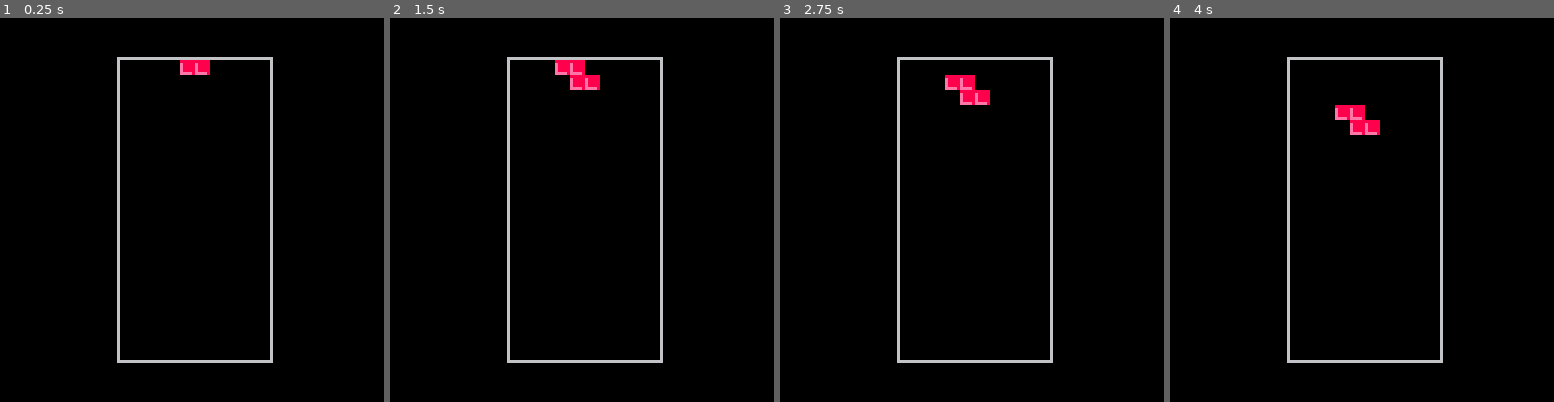
Above: before the commit, frames 1-4 (left to right).
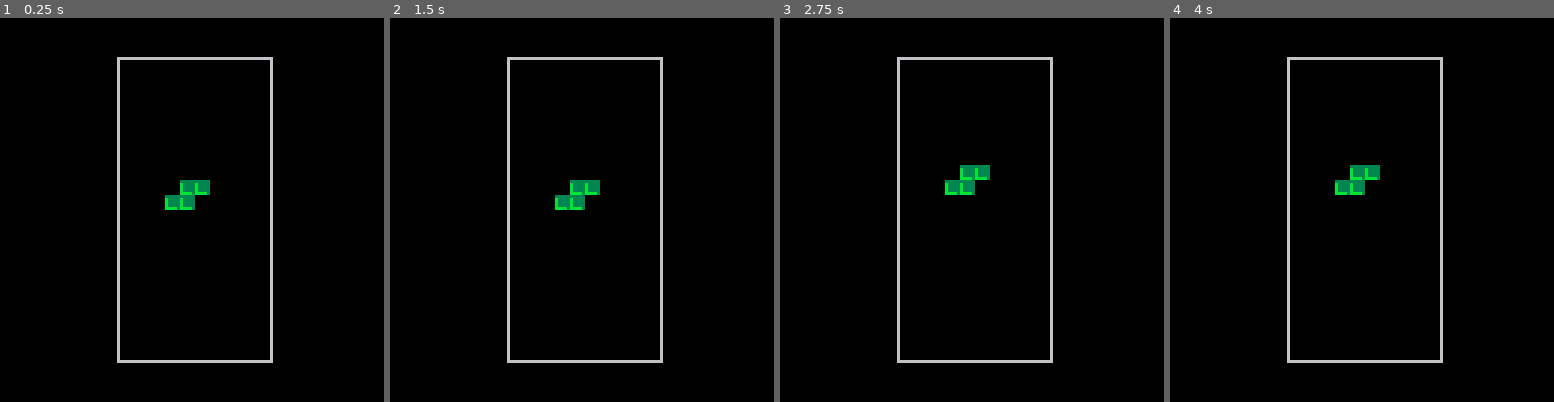
Above: after the commit, the same moments.

Repository: honkfestival/pico8-carts
Game: PICO-8 cartridge tetros.p8
Two runs of this game, one before a commit and one after it. Both use one fixed random seed, a clock stepped at 60 frames per second and the inputs below.
Inputs:
- Up to frame 1 (0.25 s): no input
- Up to frame 2 (1.5 s): no input
- Up to frame 3 (2.75 s): hold Right 1.6-2.1 s; hold Right from 2.47 s (still down)
- Up to frame 4 (4 s): release Right at 3.03 s; hold Left 3.08-3.58 s

The runs differ from the first frame. In frame 1, 0.9% of the frame differs, in the area x 42-55%, y 10-50%; in frame 2, 1.2%; in frame 3, 1.2%; in frame 4, 1.2%.

Commit message:
Tetros v0.1a - SRS rotation test

Diff:
--- a/tetros.p8
+++ b/tetros.p8
@@ -8,13 +8,31 @@
 
 block_pieces =
 {
-  i = {{x=0, y=0}, {x=1, y=0}, {x=2, y=0}, {x=3, y=0}},
-  o = {{x=0, y=0}, {x=1, y=0}, {x=1, y=1}, {x=0, y=1}},
-  t = {{x=0, y=0}, {x=1, y=0}, {x=2, y=0}, {x=1, y=1}},
-  s = {{x=0, y=0}, {x=1, y=0}, {x=1, y=1}, {x=2, y=1}},
-  z = {{x=0, y=1}, {x=1, y=1}, {x=1, y=0}, {x=2, y=0}},
-  j = {{x=0, y=1}, {x=0, y=0}, {x=1, y=0}, {x=2, y=0}},
-  l = {{x=0, y=0}, {x=1, y=0}, {x=2, y=0}, {x=2, y=1}}
+  i = {{{x=0, y=1}, {x=1, y=1}, {x=2, y=1}, {x=3, y=1}},
+       {{x=1, y=0}, {x=1, y=1}, {x=1, y=2}, {x=1, y=3}},
+       {{x=0, y=2}, {x=1, y=2}, {x=2, y=2}, {x=3, y=2}},
+       {{x=2, y=0}, {x=2, y=1}, {x=2, y=2}, {x=2, y=3}}},
+  o = {{{x=0, y=0}, {x=1, y=0}, {x=1, y=1}, {x=0, y=1}}},
+  t = {{{x=0, y=1}, {x=1, y=1}, {x=2, y=1}, {x=1, y=0}},
+       {{x=1, y=0}, {x=1, y=1}, {x=1, y=2}, {x=0, y=1}},
+       {{x=0, y=1}, {x=1, y=1}, {x=2, y=1}, {x=1, y=2}},
+       {{x=1, y=0}, {x=1, y=1}, {x=1, y=2}, {x=2, y=1}}},
+  s = {{{x=0, y=0}, {x=1, y=0}, {x=1, y=1}, {x=2, y=1}},
+       {{x=0, y=2}, {x=0, y=1}, {x=1, y=1}, {x=1, y=0}},
+       {{x=0, y=1}, {x=1, y=1}, {x=1, y=2}, {x=2, y=2}},
+       {{x=1, y=2}, {x=1, y=1}, {x=2, y=1}, {x=2, y=0}}},
+  z = {{{x=0, y=1}, {x=1, y=1}, {x=1, y=0}, {x=2, y=0}},
+       {{x=0, y=0}, {x=0, y=1}, {x=1, y=1}, {x=1, y=2}},
+       {{x=0, y=2}, {x=1, y=2}, {x=1, y=1}, {x=2, y=1}},
+       {{x=1, y=0}, {x=1, y=1}, {x=2, y=1}, {x=2, y=2}}},
+  j = {{{x=0, y=1}, {x=1, y=1}, {x=2, y=1}, {x=2, y=0}},
+       {{x=1, y=2}, {x=1, y=1}, {x=1, y=0}, {x=0, y=0}},
+       {{x=0, y=2}, {x=0, y=1}, {x=1, y=1}, {x=2, y=1}},
+       {{x=2, y=2}, {x=1, y=2}, {x=1, y=1}, {x=1, y=0}}},
+  l = {{{x=0, y=0}, {x=0, y=1}, {x=1, y=1}, {x=2, y=1}},
+       {{x=0, y=0}, {x=1, y=0}, {x=1, y=1}, {x=1, y=2}},
+       {{x=0, y=2}, {x=0, y=1}, {x=1, y=1}, {x=2, y=1}},
+       {{x=2, y=2}, {x=1, y=2}, {x=1, y=1}, {x=1, y=0}}}
 }
 
 block_colors = {i=6, o=2, t=5, s=3, z=0, j=4, l=1}
@@ -22,7 +40,7 @@
 field = {}
 ticks = 0
 
-current_block = {type=nil, row=nil, column=nil}
+current_block = {type=nil, rotation=nil, row=nil, column=nil}
 
 function draw_block_piece(color, x, y)
   if (y > 19) then return end
@@ -30,7 +48,7 @@
 end
 
 function draw_block(block)
-  foreach(block_pieces[block.type], function (block_piece) draw_block_piece(block_colors[block.type], block.column+block_piece.x, block.row+block_piece.y) end)
+  foreach(block_pieces[block.type][block.rotation], function (block_piece) draw_block_piece(block_colors[block.type], block.column+block_piece.x, block.row+block_piece.y) end)
 end
 
 function draw_field()
@@ -39,9 +57,8 @@
 
 function new_block()
   local new_type = block_types[flr(rnd(7)) + 1]
-  local new_row = 19
   local new_column = new_type == 'o' and 4 or 3
-  return {type=new_type, row=new_row, column=new_column}
+  return {type=new_type, rotation=1, row=19, column=new_column}
 end
 
 function update_block(block)
@@ -51,16 +68,16 @@
 end
 
 function _init()
-  current_block = new_block()
+  current_block = {type='s', rotation=1, row=10, column=3}
 end
 
 function _update()
   ticks += 1
-  if (ticks % 30 == 0) then
-    update_block(current_block)
-  end
-  -- if (btnp(0)) then printh("left") end
-  -- if (btnp(1)) then printh("right") end
+  -- if (ticks % 30 == 0) then
+  --   update_block(current_block)
+  -- end
+  if (btnp(0)) then current_block.rotation = (current_block.rotation - 2) % #block_pieces[current_block.type] + 1 end
+  if (btnp(1)) then current_block.rotation = current_block.rotation % #block_pieces[current_block.type] + 1 end
 end
 
 function _draw()
